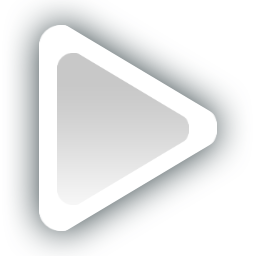
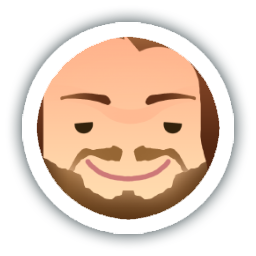
Two versions of the same layered image (256 x 256). Layer-by-layer changes:
showed "Layer 3", painted on it over (22, 22, 234, 234)
hid "Ellipse 1 copy 2" over (39, 25, 217, 231)
